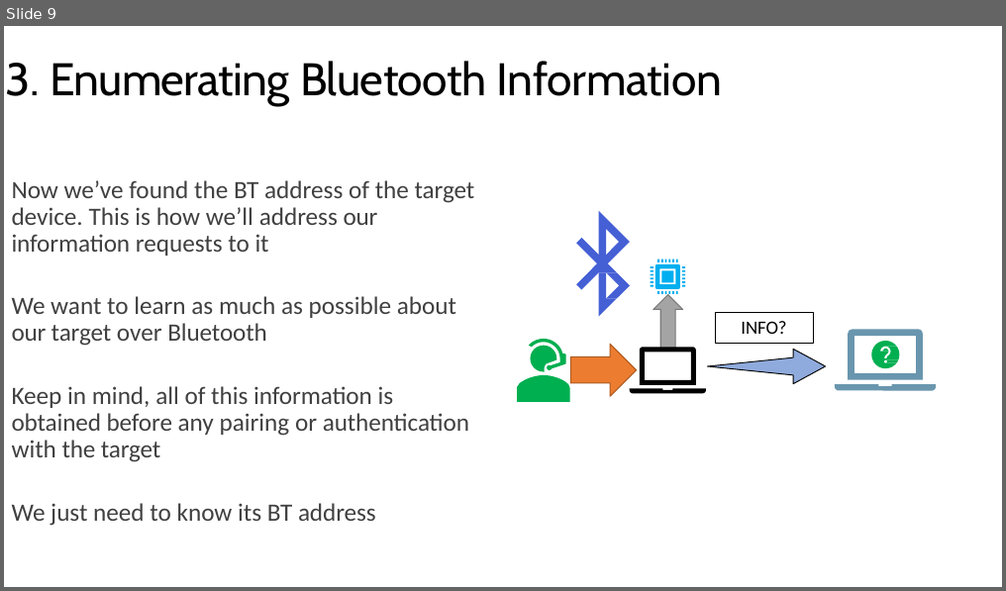
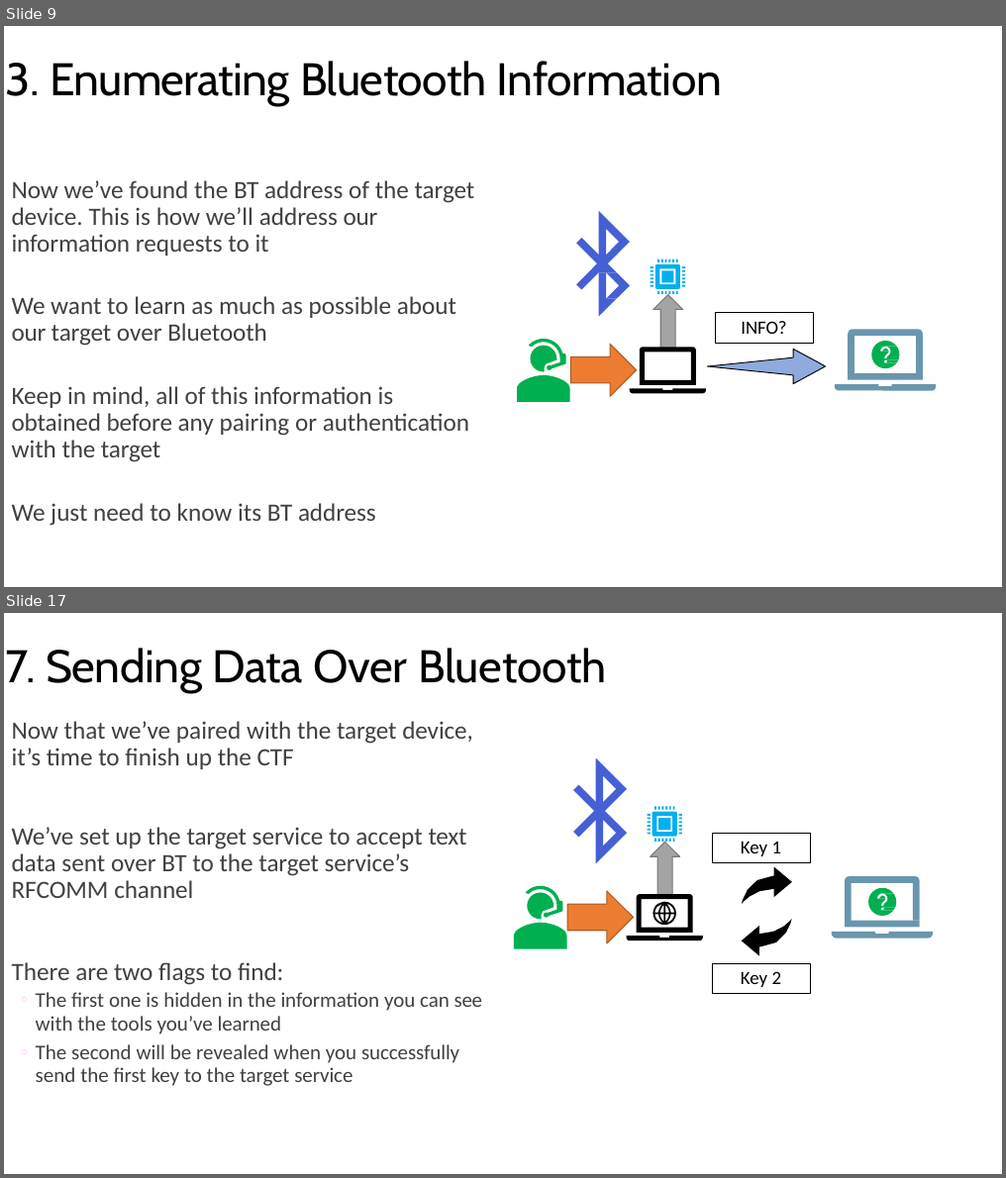
Before and after one commit to nprobert/AutoISAC-ACT-AdvWireless, a slide deck: 2 ACT AW - Bluetooth.pptx. Shown one above the other, each under a label of ours: slide 9 before the commit, slides 9 and 17 after it; the slides between them are not shown. The pictures are 1006x591 and 1006x1178 pixels, drawn with LibreOffice and Linux fonts; fonts in the diff are those of the drawing. Boxes give left, top, right and bottom in pixels: in the first picture for what was removed or moved away, otherwise in the second. Text is boxed around its words. In the diff, an @@ line names an element or a change of style, - is before the commit and + after.

```diff
--- a/2 ACT AW - Bluetooth.pptx
+++ b/2 ACT AW - Bluetooth.pptx
@@ slide 17 added at (4, 613, 1002, 1174), background #FFFFFF @@
@@ title added at (5, 648, 607, 692), 44 pt, text #000000 @@
+7. Sending Data Over Bluetooth
@@ text added at (12, 721, 473, 769), 24 pt, text #404040 @@
+Now that we’ve paired with the target device, it’s time to finish up the CTF
@@ freeform shape added at (573, 759, 627, 863), fill #455FD5 @@
@@ text added at (12, 827, 467, 898), 24 pt, text #404040 @@
+We’ve set up the target service to accept text data sent over BT to the target service’s RFCOMM channel
@@ rectangle added at (712, 833, 810, 863), outline #000000 0.75 pt, 18 pt, text #000000 @@
+Key 1
@@ freeform shape added at (742, 866, 792, 904), fill #000000 @@
@@ freeform shape added at (845, 876, 920, 928), fill #6996AE @@
@@ group added at (514, 807, 703, 950): 7 freeform shapes @@
@@ freeform shape added at (868, 888, 896, 916), fill #00AF50 @@
@@ freeform shape added at (742, 919, 792, 957), fill #000000 @@
@@ freeform shape added at (832, 932, 933, 939), fill #6996AE @@
@@ text added at (12, 962, 483, 1086), 20 pt, text #404040 @@
+There are two flags to find:
+◦ The first one is hidden in the information you can see
+with the tools you’ve learned
+◦ The second will be revealed when you successfully send the first key to the target service
@@ rectangle added at (712, 963, 810, 993), outline #000000 0.75 pt, 18 pt, text #000000 @@
+Key 2
```
Also in this commit, not shown: 5 slides changed, 12 other slides added, 8 other files.
